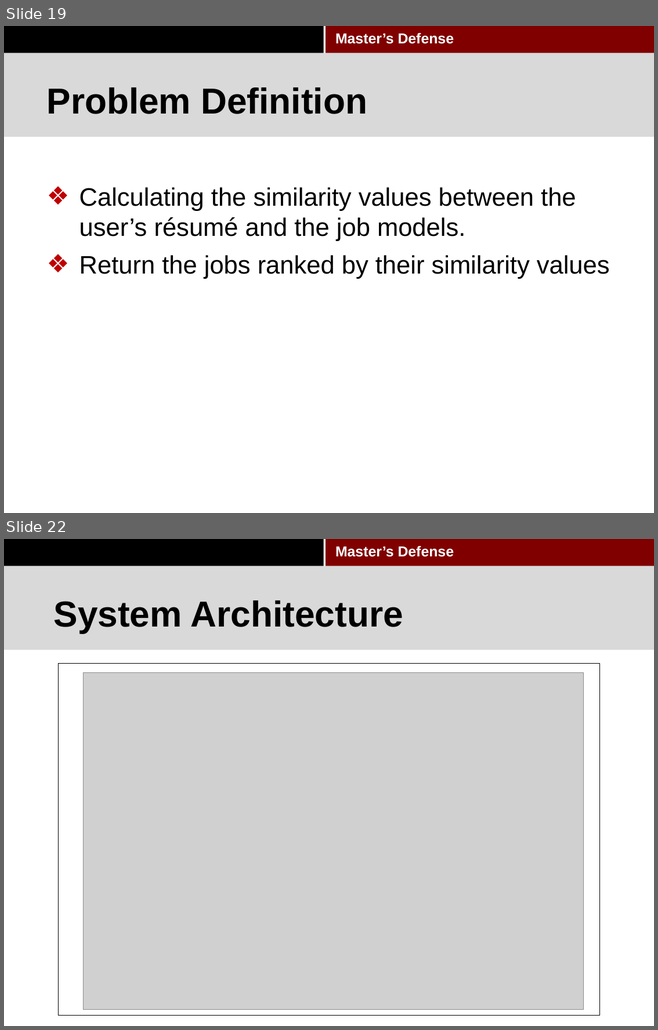
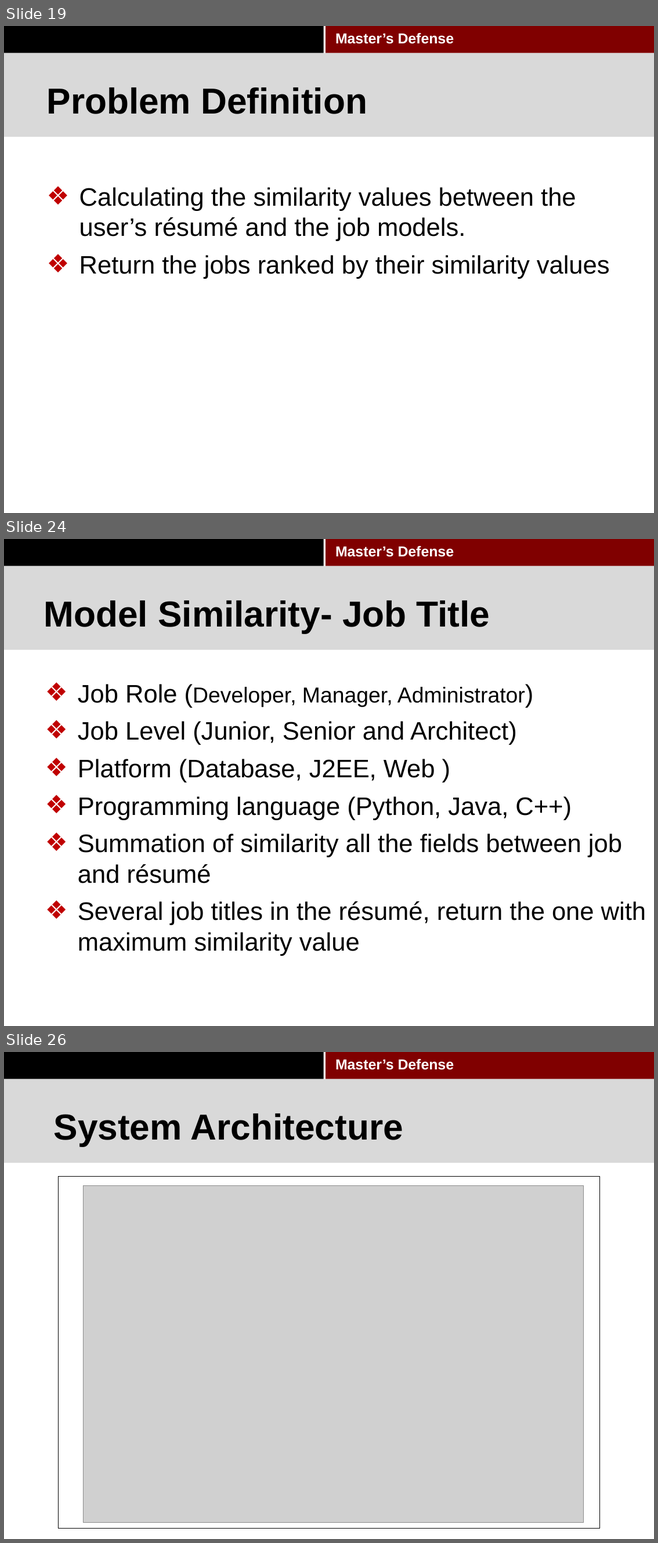
Before and after one commit to pkushiqiang/thesis, a slide deck: media/Master's thesis-2.pptx. Shown one above the other, each under a label of ours: slides 19 and 22 before the commit, slides 19, 24 and 26 after it; the slides between them are not shown. The pictures are 658x1030 and 658x1543 pixels, drawn with LibreOffice and Linux fonts; fonts in the diff are those of the drawing; grey boxes stand for pictures; background and template pictures are left out. Boxes give left, top, right and bottom in pixels: in the first picture for what was removed or moved away, otherwise in the second. Text is boxed around its words. In the diff, an @@ line names an element or a change of style, - is before the commit and + after.

```diff
--- a/media/Master's thesis-2.pptx
+++ b/media/Master's thesis-2.pptx
@@ slide 24 added at box(4, 539, 654, 1026), background #FFFFFF; not listed: 4 template elements that a slide beside it also shows @@
@@ title added at box(44, 600, 490, 633), 40 pt, text #000000, bold @@
+Model Similarity- Job Title
@@ text added at box(78, 684, 645, 956), 28 pt, text #000000 @@
+  ❖ Job Role (Developer, Manager, Administrator)
+❖ Job Level (Junior, Senior and Architect)
+❖ Platform (Database, J2EE, Web )
+❖ Programming language (Python, Java, C++)
+❖ Summation of similarity all the fields between job and résumé
+❖ Several job titles in the résumé, return the one with maximum similarity value
@@ what was slide 22 is now slide 26 @@
```
Also in this commit, not shown: 3 slides changed, 4 other slides added, 2 slides removed, 2 other files.
